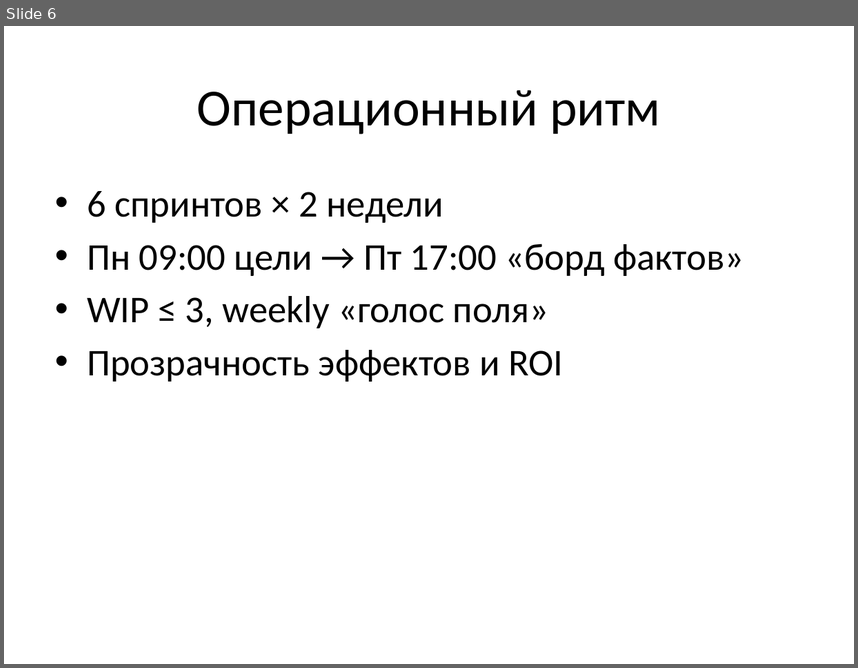
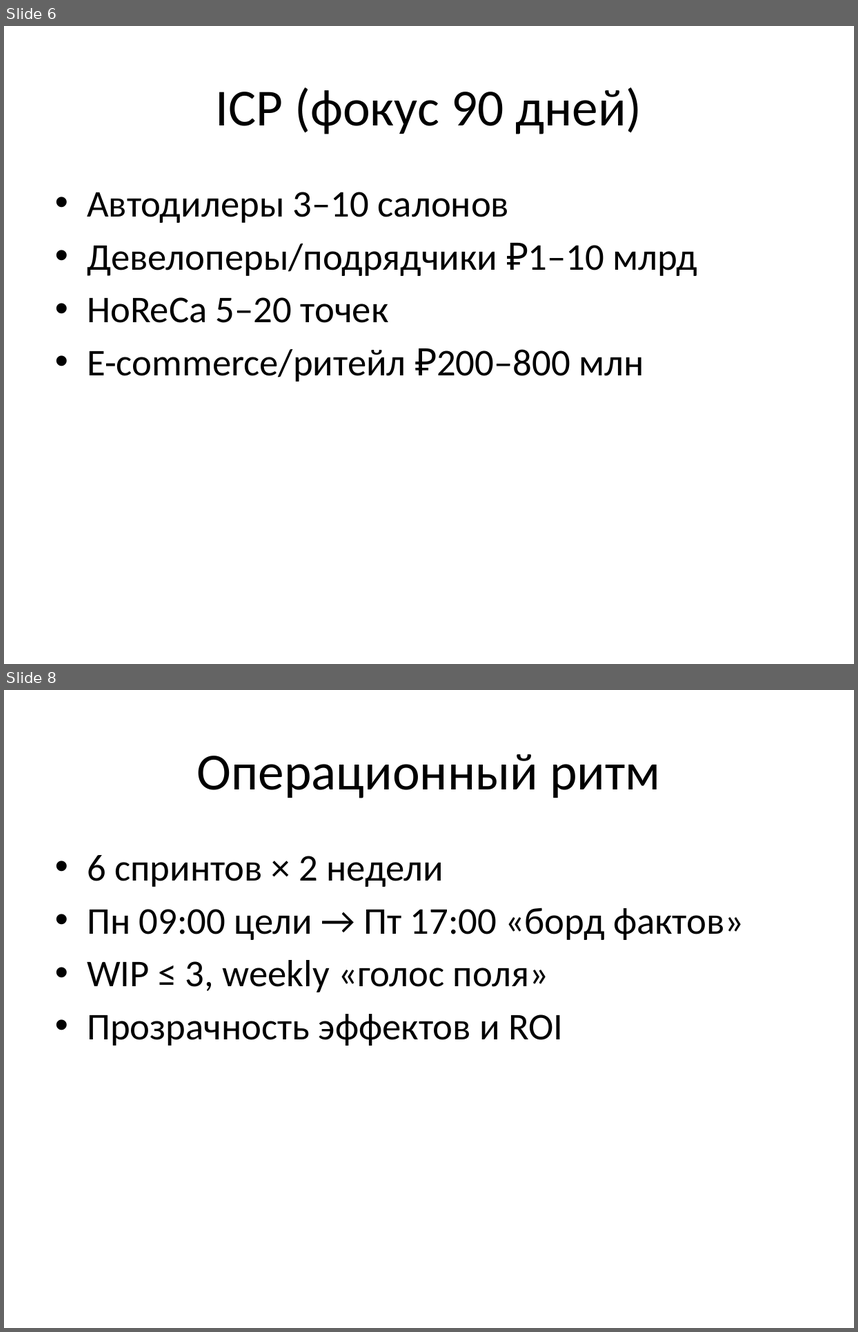
Before and after one commit to Vildia/CFG-consulting, a slide deck: downloads/CFG_PitchDeck.pptx. Shown one above the other, each under a label of ours: slide 6 before the commit, slides 6 and 8 after it; the slides between them are not shown. The pictures are 858x668 and 858x1332 pixels, drawn with LibreOffice and Linux fonts; fonts in the diff are those of the drawing. Boxes give left, top, right and bottom in pixels: in the first picture for what was removed or moved away, otherwise in the second. Text is boxed around its words. In the diff, an @@ line names an element or a change of style, - is before the commit and + after.

```diff
--- a/downloads/CFG_PitchDeck.pptx
+++ b/downloads/CFG_PitchDeck.pptx
@@ slide 6 added at [4,26,854,664], background #FFFFFF @@
@@ title added at [215,87,642,134], 44 pt, text #000000 @@
+ICP (фокус 90 дней)
@@ text added at [87,192,697,381], 32 pt, text #000000 @@
+• Автодилеры 3–10 салонов
+• Девелоперы/подрядчики ₽1–10 млрд
+• HoReCa 5–20 точек
+• E-commerce/ритейл ₽200–800 млн
@@ what was slide 6 is now slide 8 @@
```
Also in this commit, not shown: 5 slides changed, 2 other slides added, 12 other files.
